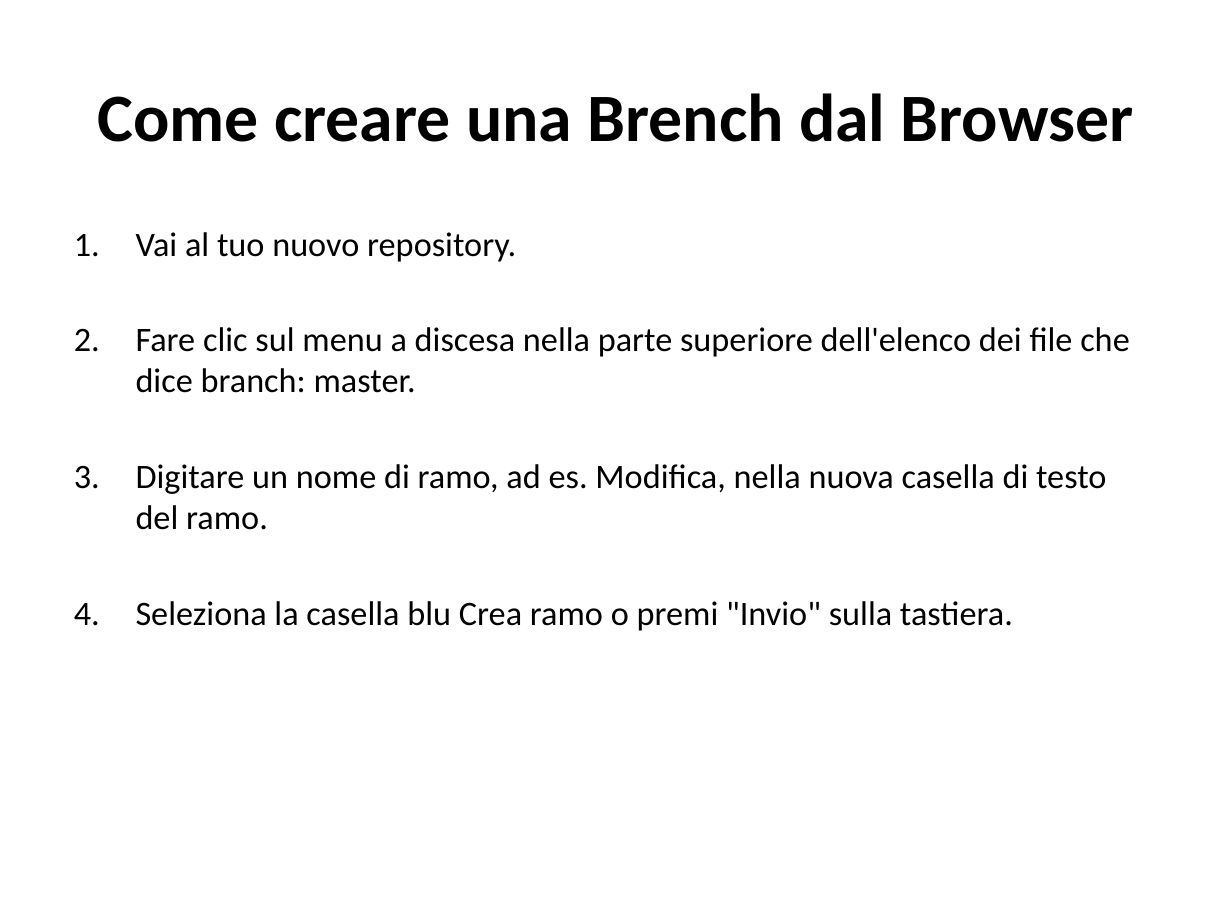
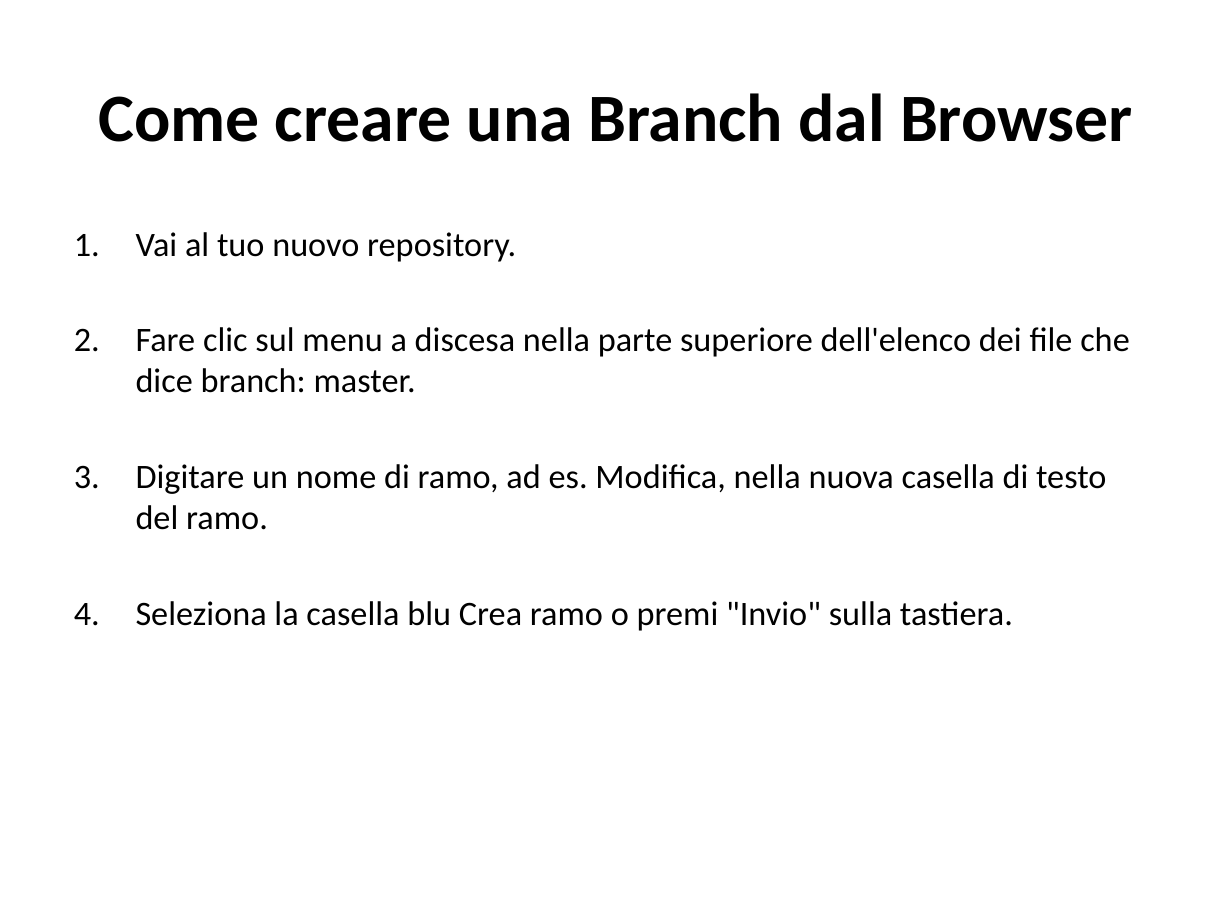
Before and after one commit to TeamEngim/GitHub-Introduction, a slide deck: slide 12 of Primi passi su GitHub.pptx. Drawn at 1232x924 pixels with LibreOffice and Linux fonts; fonts in the diff are those of the drawing. Boxes give left, top, right and bottom in pixels: in the first picture for what was removed or moved away, otherwise in the second. Text is boxed around its words. In the diff, an @@ line names an element or a change of style, - is before the commit and + after.

```diff
--- a/Primi passi su GitHub.pptx
+++ b/Primi passi su GitHub.pptx
@@ title at (98,93,1133,142): text changed @@
-Come creare una Brench dal Browser
+Come creare una Branch dal Browser
```
Also in this commit, not shown: 9 other slides changed, 8 slides added.
